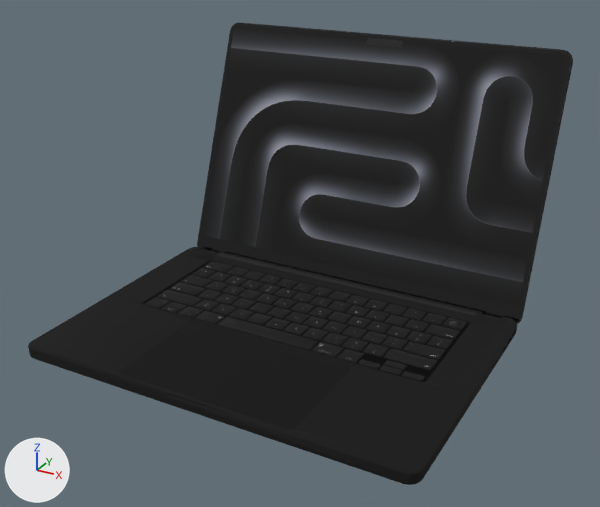
What one commit did to the glTF model public/models/workspace/macbook.glb.
The view is the same before and after, from a 50 mm camera at (32.2, -54.8, 36.6) aimed at (0.6, 2.8, 7.8). The axes (+X, +Y, +Z) are drawn at lower left. The lights are the same throughout. The first picture is the older version. Where no turn or scale is listed for an object, it has been applied to the vertices. Vertices at exactly the same position are counted once.

Objects in the first picture: 'Bottom plate · inset service seam · web', 'Camera notch · web', 'Concealed hinge · clutch cover · web', 'Display aluminum shell · web', 'Edge-to-edge black glass · web', 'Key detail | F homing ridge · web', 'Keyboard | inset black foundation · web', 'Liquid Retina XDR · 16.2 inch · web', 'Trackpad · flush Force Touch glass · web' and 2 more.
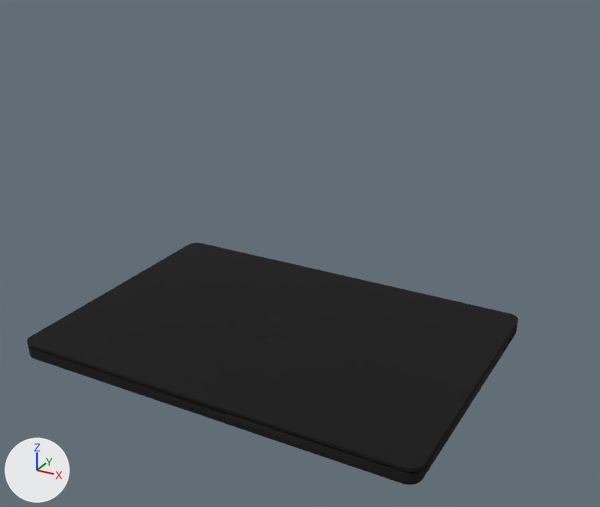
Where the newer file only moved an object's origin or applied its transform, the numbers keep the older frame.

Changed parts and their boxes (x1, y1, x2, y2) in the pictures (600 x 507 px; the box of a moved part takes in the faces that stretch with it):
'Liquid Retina XDR · 16.2 inch · web', moved, turned (not visible afterwards): before (202, 27, 567, 306)
'Display aluminum shell · web', reshaped: before (113, 22, 573, 393); after (27, 243, 518, 472)
'Edge-to-edge black glass · web', moved, turned (not visible afterwards): before (198, 23, 571, 322)
'Concealed hinge · clutch cover · web', reshaped (mostly hidden afterwards): before (197, 23, 572, 323); after (113, 374, 416, 472)
'Apple · polished lid inlay · web', moved, turned (not visible before): after (254, 317, 299, 339)
'Camera notch · web', moved, turned (not visible afterwards): before (367, 38, 403, 48)
part 1 of me_concealed_hinge___clutch_cover_001, cut back: before (197, 23, 572, 323)
part 2 of me_display_aluminum_shell_002, added: after (27, 243, 518, 472)
part 3 of me_display_aluminum_shell_002, moved or reshaped (not visible afterwards): before (113, 22, 573, 393)
'Bottom plate · inset service seam · web', unchanged, covered by the edit: before (28, 247, 517, 485); after (28, 325, 517, 485)
'Key detail | F homing ridge · web', unchanged, covered by the edit: before (145, 261, 467, 381)
'Trackpad · flush Force Touch glass · web', unchanged, covered by the edit: before (120, 321, 351, 429)
'Keyboard | inset black foundation · web', unchanged, covered by the edit: before (143, 261, 470, 382)

Edits to the bpy script that builds the scene:
```text
Change me_concealed_hinge___clutch_cover_001:
    used by ob_concealed_hinge___clutch_cover___web; location = (0.0, 5.19, 11.82)
    remove me_concealed_hinge___clutch_cover_001.from_pydata(...)  # 2492 vertices, 4940 faces; spans x -17.7..17.7, y -15.9..15.9, z -11.8..11.8
    add me_concealed_hinge___clutch_cover_001.from_pydata(...)  # 2503 vertices, 4962 faces; spans x -17.7..17.7, y -17.5..7.2, z -11.8..-10.4
    me_concealed_hinge___clutch_cover_001 part 1: 37 vertices moved from x -16.2..16.1, y -15.9..6.6, z -11.8..-10.5 to x -16.2..16.0, y -15.9..6.6, z -11.8..-10.5; 678 vertices removed from x -17.7..17.7, y -15.9..15.9, z -11.8..11.8; 179 vertices added at x -17.6..17.6, y -15.9..6.7, z -11.8..-10.5
    other edits to the shape of me_concealed_hinge___clutch_cover_001 do not show in these pictures
Change me_display_aluminum_shell_002:
    used by ob_display_aluminum_shell___web; location = (0.0, 4.94, 11.88)
    remove me_display_aluminum_shell_002.from_pydata(...)  # 36379 vertices, 72281 faces; spans x -17.8..17.8, y -16.4..16.4, z -11.7..11.8
    add me_display_aluminum_shell_002.from_pydata(...)  # 36377 vertices, 72411 faces; spans x -17.8..17.8, y -17.3..7.5, z -11.7..-10.2
    me_display_aluminum_shell_002 part 2: a new loose piece of 536 vertices spanning x -17.8..17.8, y -17.3..7.5, z -10.5..-10.2, in mat_space_black___anodized_aluminum (dark grey #333333)
    me_display_aluminum_shell_002 part 3: 9363 vertices moved within x -17.7..17.7, y -16.4..6.5, z -11.7..-10.7; 4552 vertices removed from x -17.8..17.8, y -16.4..16.4, z -11.7..11.8; 4019 vertices added at x -17.7..17.7, y -16.4..7.1, z -11.7..-10.7
    other edits to the shape of me_display_aluminum_shell_002 do not show in these pictures
Change ob_apple___polished_lid_inlay___web:
    ob_apple___polished_lid_inlay___web.location: (-0.04, 17.27, 12.29) -> (-0.04, -0.39, 1.68)
    ob_apple___polished_lid_inlay___web.rotation_euler: (-1.222, -3.142, 0.0) -> (0.0, 0.0, -3.142)  # degrees (-70, -180, 0) -> degrees (0, 0, -180)
Change ob_camera_notch___web:
    ob_camera_notch___web.rotation_euler: (-1.92, 0.0, 0.0) -> (0.0, 0.0, 0.0)  # degrees (-110, 0, 0) -> degrees (0, 0, 0)
    ob_camera_notch___web.location: (0.0, 20.78, 22.95) -> (0.0, -11.62, 1.33)
Change ob_edge_to_edge_black_glass___web:
    ob_edge_to_edge_black_glass___web.rotation_euler: (-1.92, 0.0, 0.0) -> (0.0, 0.0, 0.0)  # degrees (-110, 0, 0) -> degrees (0, 0, 0)
    ob_edge_to_edge_black_glass___web.location: (0.0, 16.83, 12.02) -> (0.0, 0.0, 1.36)
Change ob_liquid_retina_xdr___16_2_inch___web:
    ob_liquid_retina_xdr___16_2_inch___web.rotation_euler: (-1.92, 0.0, 0.0) -> (0.0, 0.0, 0.0)  # degrees (-110, 0, 0) -> degrees (0, 0, 0)
    ob_liquid_retina_xdr___16_2_inch___web.location: (0.0, 17.05, 12.69) -> (0.0, -0.7, 1.34)
```
